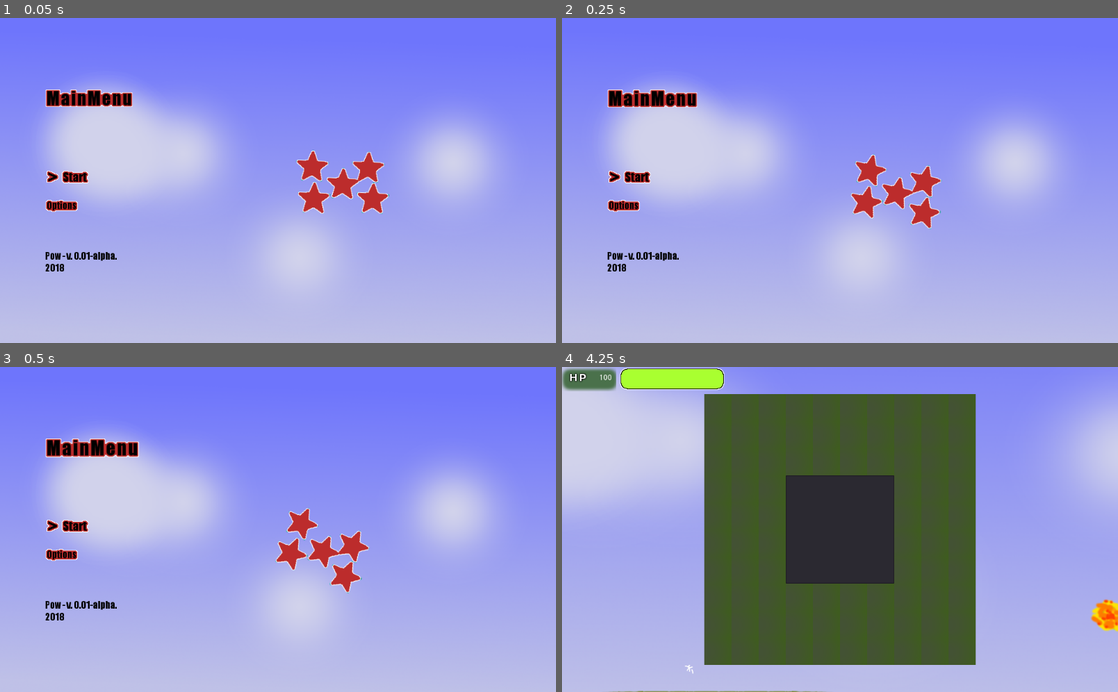
Above: before the commit, frames 1-4 (two rows, left to right).
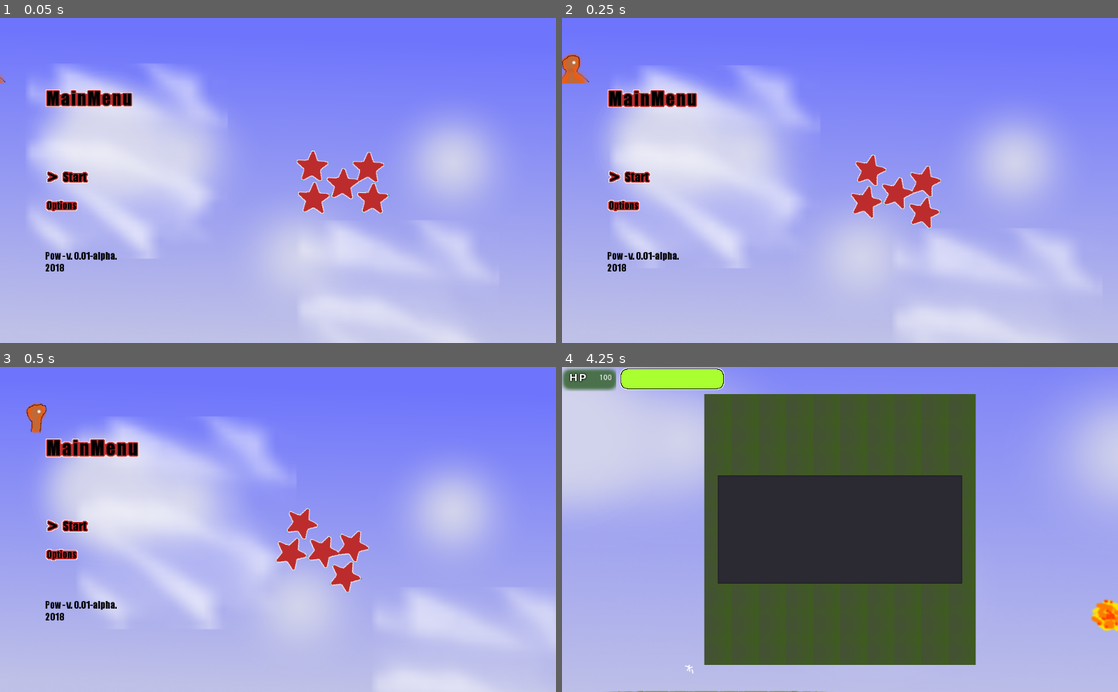
Above: after the commit, the same moments.

Repository: theatischbein/Pow
Game: Godot game, scene res://scene/MainMenu.tscn
The game is run twice, just before and just after one commit, with the same random seed, the same clock (stepped at 60 frames per second) and the same inputs.
Inputs:
- Up to frame 1 (0.05 s): no input
- Up to frame 2 (0.25 s): no input
- Up to frame 3 (0.5 s): no input
- Up to frame 4 (4.25 s): tap Enter (ui_accept) at 0.5, 1.35, 1.52, 1.82, 2.85, 3.02, 3.32 s; hold Right (ui_right) 0.53-1.28 s; hold Enter (ui_accept) 0.53-1.28 s; hold Down (ui_down) 1.28-2.03 s; hold Right (ui_right) 2.03-2.78 s; hold Enter (ui_accept) 2.03-2.78 s; hold Up (ui_up) 2.78-3.53 s; hold Left (ui_left) from 3.53 s (still down); hold Enter (ui_accept) from 3.53 s (still down); tap I (toogle_inventory) at 4.15 s

The runs differ from the first frame. In frame 1, 8.6% of the frame differs, in the area x 0-87%, y 14-100%; in frame 2, 9.1%; in frame 3, 10%, in the area x 4-100%, y 10-100%; in frame 4, 8.2%.
Error in both runs: Invalid operands 'String' and 'int' in operator '=='. (res://scripts/Inventory.gd:30)

Commit message:
update mainmenu + build

Diff:
--- a/scene/Inventory.tscn
+++ b/scene/Inventory.tscn
@@ -16,9 +16,7 @@
 size_flags_vertical = 1
 _sections_unfolded = [ "Margin" ]
 
-[node name="Node" type="Node" parent="." index="0"]
-
-[node name="CenterContainer" type="CenterContainer" parent="." index="1"]
+[node name="CenterContainer" type="CenterContainer" parent="." index="0"]
 
 anchor_left = 0.0
 anchor_top = 0.0
@@ -80,11 +78,11 @@
 anchor_top = 0.0
 anchor_right = 0.0
 anchor_bottom = 0.0
-margin_left = 408.0
+margin_left = 283.0
 margin_top = 200.0
-margin_right = 608.0
+margin_right = 733.0
 margin_bottom = 400.0
-rect_min_size = Vector2( 200, 200 )
+rect_min_size = Vector2( 450, 200 )
 rect_pivot_offset = Vector2( 0, 0 )
 rect_clip_content = true
 focus_mode = 2
@@ -95,8 +93,8 @@
 items = [  ]
 select_mode = 1
 allow_reselect = true
-auto_height = true
 max_columns = 6
 icon_mode = 1
+icon_scale = 0.7
 fixed_icon_size = Vector2( 0, 0 )
 _sections_unfolded = [ "Columns", "Icon", "Rect" ]
--- a/scene/Level.tscn
+++ b/scene/Level.tscn
@@ -11,8 +11,7 @@
 [ext_resource path="res://scene/Inventory.tscn" type="PackedScene" id=9]
 [ext_resource path="res://scripts/Inventory.gd" type="Script" id=10]
 
-
-[node name="Node2D" type="Node2D" index="0"]
+[node name="Node2D" type="Node2D"]
 
 script = ExtResource( 1 )
 
@@ -47,6 +46,10 @@
 max_power = 800
 min_power = 250
 last_dir = 1
+inventory = {
+
+}
+max_slots = 36
 
 [node name="Fireballs" type="Timer" parent="." index="2"]
 
--- a/scene/MainMenu.tscn
+++ b/scene/MainMenu.tscn
@@ -1,17 +1,31 @@
-[gd_scene load_steps=11 format=2]
+[gd_scene load_steps=17 format=2]
 
 [ext_resource path="res://asset/bg.png" type="Texture" id=1]
-[ext_resource path="res://asset/mainmenu.png" type="Texture" id=2]
-[ext_resource path="res://scripts/Title.gd" type="Script" id=3]
-[ext_resource path="res://scripts/MainMenu.gd" type="Script" id=4]
-[ext_resource path="res://asset/selected.png" type="Texture" id=5]
-[ext_resource path="res://asset/start.png" type="Texture" id=6]
-[ext_resource path="res://asset/options.png" type="Texture" id=7]
-[ext_resource path="res://asset/credits.png" type="Texture" id=8]
-[ext_resource path="res://asset/ilu.png" type="Texture" id=9]
-[ext_resource path="res://scripts/Ilustration.gd" type="Script" id=10]
-
-[node name="MarginContainer" type="MarginContainer"]
+[ext_resource path="res://asset/test.png" type="Texture" id=2]
+[ext_resource path="res://asset/test_1.png" type="Texture" id=3]
+[ext_resource path="res://scripts/Menu_player.gd" type="Script" id=4]
+[ext_resource path="res://asset/bg_cloud-0_5.png" type="Texture" id=5]
+[ext_resource path="res://scripts/Clouds.gd" type="Script" id=6]
+[ext_resource path="res://asset/mainmenu.png" type="Texture" id=7]
+[ext_resource path="res://scripts/Title.gd" type="Script" id=8]
+[ext_resource path="res://scripts/MainMenu.gd" type="Script" id=9]
+[ext_resource path="res://asset/selected.png" type="Texture" id=10]
+[ext_resource path="res://asset/start.png" type="Texture" id=11]
+[ext_resource path="res://asset/options.png" type="Texture" id=12]
+[ext_resource path="res://asset/credits.png" type="Texture" id=13]
+[ext_resource path="res://asset/ilu.png" type="Texture" id=14]
+[ext_resource path="res://scripts/Ilustration.gd" type="Script" id=15]
+
+[sub_resource type="SpriteFrames" id=1]
+
+animations = [ {
+"frames": [ ExtResource( 2 ), ExtResource( 3 ) ],
+"loop": true,
+"name": "default",
+"speed": 2.0
+} ]
+
+[node name="MarginContainer" type="MarginContainer" index="0"]
 
 anchor_left = 0.0
 anchor_top = 0.0
@@ -30,6 +44,36 @@
 anchor_top = 0.0
 anchor_right = 0.0
 anchor_bottom = 0.0
+margin_right = 1016.0
+margin_bottom = 600.0
+rect_pivot_offset = Vector2( 0, 0 )
+rect_clip_content = false
+mouse_filter = 1
+mouse_default_cursor_shape = 0
+size_flags_horizontal = 1
+size_flags_vertical = 1
+texture = ExtResource( 1 )
+expand = true
+stretch_mode = 0
+_sections_unfolded = [ "Grow Direction", "Rect" ]
+
+[node name="AnimatedSprite" type="AnimatedSprite" parent="." index="1"]
+
+position = Vector2( -63.618, 56.8018 )
+frames = SubResource( 1 )
+animation = "default"
+frame = 1
+playing = true
+centered = false
+script = ExtResource( 4 )
+_sections_unfolded = [ "Transform" ]
+
+[node name="TextureRect2" type="TextureRect" parent="." index="2"]
+
+anchor_left = 0.0
+anchor_top = 0.0
+anchor_right = 0.0
+anchor_bottom = 0.0
 margin_left = 8.0
 margin_right = 1024.0
 margin_bottom = 600.0
@@ -39,12 +83,15 @@
 mouse_default_cursor_shape = 0
 size_flags_horizontal = 1
 size_flags_vertical = 1
-texture = ExtResource( 1 )
+texture = ExtResource( 5 )
 expand = true
 stretch_mode = 0
-
-[node name="HBoxContainer" type="HBoxContainer" parent="." index="1"]
-
+script = ExtResource( 6 )
+_sections_unfolded = [ "Grow Direction", "Rect" ]
+
+[node name="HBoxContainer" type="HBoxContainer" parent="." index="3"]
+
+editor/display_folded = true
 anchor_left = 0.0
 anchor_top = 0.0
 anchor_right = 0.0
--- /dev/null
+++ b/scripts/Clouds.gd
@@ -0,0 +1,21 @@
+extends TextureRect
+
+const max_s = 3
+const step = 0.2
+
+var start_scale
+var start_pos
+
+func _ready():
+	start_pos = rect_position
+	start_scale = rect_scale
+
+func _process(delta):
+
+		if (rect_scale.x + step*delta <= max_s):
+			rect_scale.x += step*delta
+			rect_scale.y += step*delta
+			rect_position.x += delta*step*1000
+		else:
+			rect_scale = start_scale
+			rect_position = start_pos
--- /dev/null
+++ b/scripts/Menu_player.gd
@@ -0,0 +1,17 @@
+extends AnimatedSprite
+
+var start_pos
+var screen_size
+var step = 200
+
+func _ready():
+	start_pos = position
+	screen_size = get_viewport_rect().size
+	print(screen_size)
+	print(start_pos)
+
+func _process(delta):
+	if(position.x + step*delta <= screen_size.x):
+		position.x += step*delta
+	else:
+		position.x = start_pos.x
Binary file added: asset/bg_cloud-0_5.png
Not shown, added: asset/bg_cloud-0_5.png.import
Binary file added: asset/bg_cloud-1.png
Not shown, added: asset/bg_cloud-1.png.import
Binary file added: asset/bg_cloud-1_5.png
Not shown, added: asset/bg_cloud-1_5.png.import
Binary file added: asset/bg_cloud-2.png
Not shown, added: asset/bg_cloud-2.png.import
Binary file added: asset/bg_cloud-3.png
Not shown, added: asset/bg_cloud-3.png.import
Binary file added: asset/bg_cloud-3_5.png
Not shown, added: asset/bg_cloud-3_5.png.import
(and 8 more such lines)
